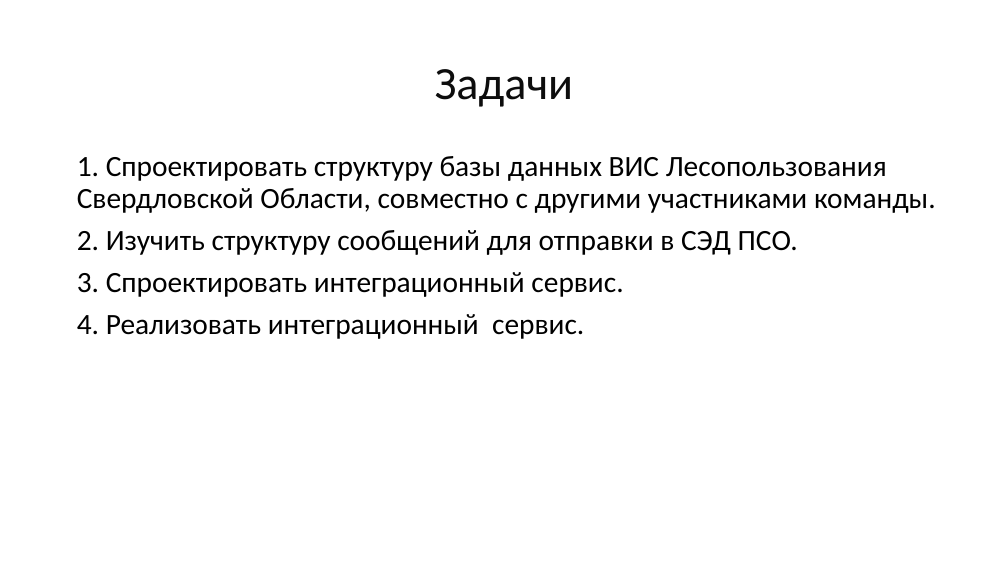
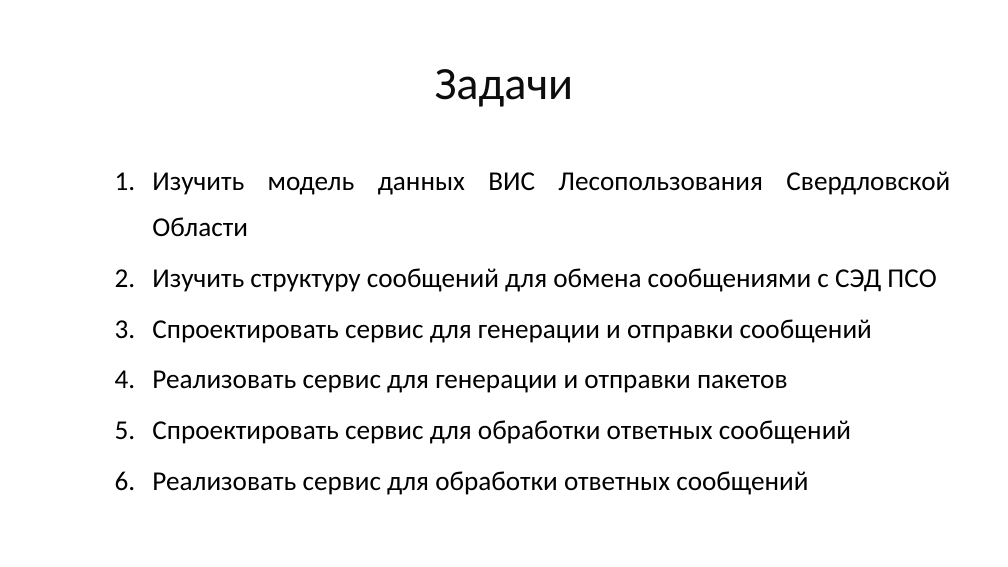
Before and after one commit to mcdodik20008/docs, a slide deck: slide 12 of Презентация.pptx (slide 9 before the commit). Drawn at 1008x567 pixels with LibreOffice and Linux fonts; fonts in the diff are those of the drawing. Boxes give left, top, right and bottom in pixels: in the first picture for what was removed or moved away, otherwise in the second. Text is boxed around its words. In the diff, an @@ line names an element or a change of style, - is before the commit and + after.

```diff
--- a/Презентация.pptx
+++ b/Презентация.pptx
@@ text at box(152, 171, 950, 495): text changed; size 28 to 25.9 pt @@
-1. Спроектировать структуру базы данных ВИС Лесопользования Свердловской Области, совместно с другими участниками команды.
-2. Изучить структуру сообщений для отправки в СЭД ПСО.
-3. Спроектировать интеграционный сервис.
-4. Реализовать интеграционный сервис.
+  1. Изучить модель данных ВИС Лесопользования Свердловской Области
+  2. Изучить структуру сообщений для обмена сообщениями с СЭД ПСО
+  3. Спроектировать сервис для генерации и отправки сообщений
+  4. Реализовать сервис для генерации и отправки пакетов
+  5. Спроектировать сервис для обработки ответных сообщений
+  6. Реализовать сервис для обработки ответных сообщений
```
Also in this commit, not shown: 3 other slides changed, 4 slides added, 2 slides removed, 2 other files.
